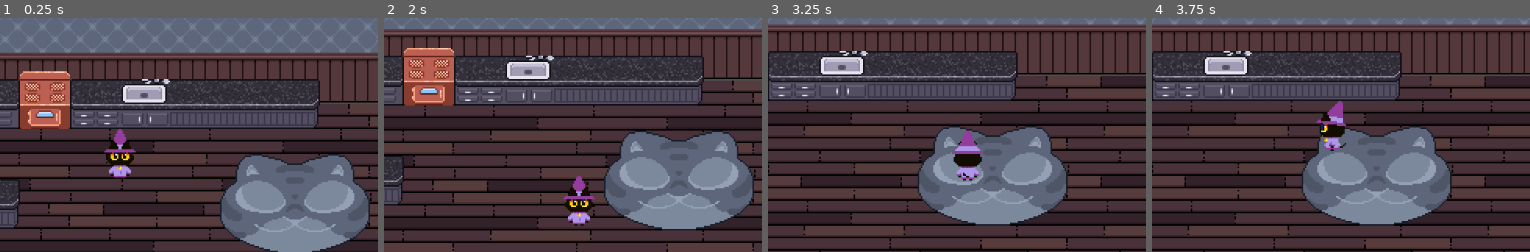
Above: before the commit, frames 1-4 (left to right).
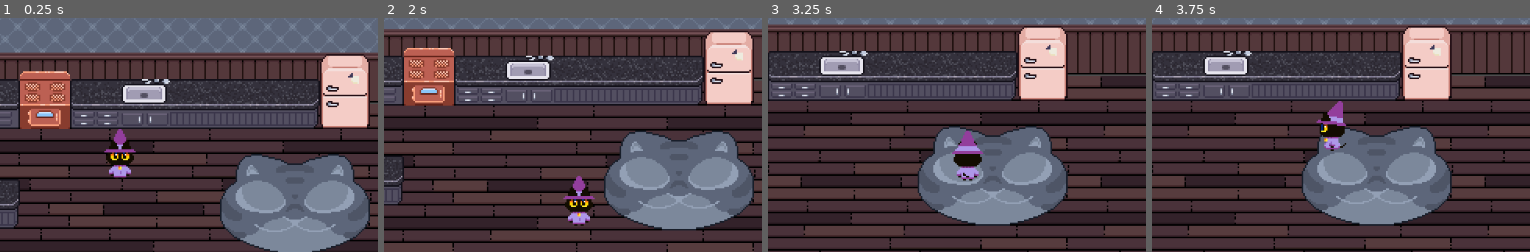
Above: after the commit, the same moments.

Repository: SkyLabKyu/Monsnac-Alpha
Game: Godot game, scene res://Scenes/Test.tscn
The game is run twice, just before and just after one commit, with the same random seed, the same clock (stepped at 60 frames per second) and the same inputs.
Inputs (mouse positions are % of the whole screen's width and height, from its top left):
- Up to frame 1 (0.25 s): no input
- Up to frame 2 (2 s): tap Enter at 0.5 s; move the mouse to (76, 45) at 0.52 s; press the mouse at (76, 45) at 0.53 s; hold Right (ui_right) 0.53-1.28 s; move the mouse to (32, 55) at 1.27 s; release the mouse at (32, 55) at 1.28 s; hold Down (ui_down) from 1.28 s (still down); click (32, 55) at 1.35 s
- Up to frame 3 (3.25 s): move the mouse to (63, 28) at 2.02 s; release Down (ui_down) at 2.03 s; press the mouse at (63, 28) at 2.03 s; hold Right (ui_right) 2.03-2.78 s; move the mouse to (48, 70) at 2.77 s; release the mouse at (48, 70) at 2.78 s; hold Up (ui_up) from 2.78 s (still down); click (48, 70) at 2.85 s
- Up to frame 4 (3.75 s): move the mouse to (85, 65) at 3.52 s; release Up (ui_up) at 3.53 s; press the mouse at (85, 65) at 3.53 s; hold Left (ui_left) from 3.53 s (still down)
The pictures show only the part of the screen within x 11-61%, y 21-71%; the shares and areas given below are measured in that part.

The runs differ from the first frame. In frame 1, 4.0% of the frame differs, in the area x 84-98%, y 15-48%; in frame 2, 4.0%; in frame 3, 4.1%, in the area x 66-80%, y 3-36%; in frame 4, 4.1%.

Commit message:
Map Adjustments

Diff:
--- a/Scenes/Cooking.tscn
+++ b/Scenes/Cooking.tscn
@@ -1,6 +1,6 @@
-[gd_scene load_steps=6 format=3 uid="uid://bpqe302qf3254"]
+[gd_scene load_steps=5 format=3 uid="uid://bpqe302qf3254"]
 
-[ext_resource type="Texture2D" uid="uid://bky3ttxer4o36" path="res://Assets/Raw/Station_C.png" id="1"]
+[ext_resource type="Texture2D" uid="uid://fsc0167jf32x" path="res://Assets/Raw/right_window_counter.png" id="1_ewfnv"]
 [ext_resource type="Script" path="res://Objects/Scripts/CookingTool.gd" id="2"]
 [ext_resource type="Texture2D" uid="uid://drjydn8vm3jab" path="res://Assets/Raw/Pan.png" id="3"]
 
@@ -8,19 +8,16 @@
 radius = 29.0
 height = 122.0
 
-[sub_resource type="RectangleShape2D" id="1"]
-size = Vector2(241, 220)
-
 [node name="Wrapper" type="CanvasLayer"]
 
 [node name="Background" type="Sprite2D" parent="."]
 position = Vector2(512, 0)
 scale = Vector2(4, 4)
-texture = ExtResource("1")
+texture = ExtResource("1_ewfnv")
 centered = false
 
 [node name="Pan" type="Node2D" parent="."]
-position = Vector2(917, 152)
+position = Vector2(917, 300)
 script = ExtResource("2")
 
 [node name="Sprite2D" type="Sprite2D" parent="Pan"]
@@ -32,10 +29,3 @@
 [node name="CollisionShape2D" type="CollisionShape2D" parent="Pan/Grab Area3D"]
 rotation = 1.5708
 shape = SubResource("3")
-
-[node name="Stovetop" type="Area2D" parent="."]
-collision_layer = 0
-
-[node name="Stove_Area" type="CollisionShape2D" parent="Stovetop"]
-position = Vector2(648.5, 226)
-shape = SubResource("1")
--- a/Scenes/Test.tscn
+++ b/Scenes/Test.tscn
@@ -29,7 +29,7 @@
 y_sort_enabled = true
 tile_set = ExtResource("3_203dm")
 format = 2
-layer_0/tile_data = PackedInt32Array(-131076, 196610, 0, -196608, 65538, 1, -131074, 262146, 1, -196606, 65538, 3, -196604, 65538, 3, -196602, 131074, 3, -131078, 131074, 1, -131080, 2, 1, -8, 2, 2, 131064, 2, 3, 131066, 131074, 3, 4, 196610, 3)
+layer_0/tile_data = PackedInt32Array(-131076, 196610, 0, -196608, 65538, 1, -131074, 262146, 1, -196606, 65538, 3, -196604, 65538, 3, -196602, 131074, 3, -131078, 131074, 1, -131080, 2, 1, -8, 2, 2, 131064, 2, 3, 131066, 131074, 3, 4, 196610, 3, -131064, 393218, 1)
 
 [node name="Catt" parent="." instance=ExtResource("2")]
 collision_mask = 0
Binary file added: Assets/Raw/right_window_counter.png
Not shown, added: Assets/Raw/right_window_counter.png.import
